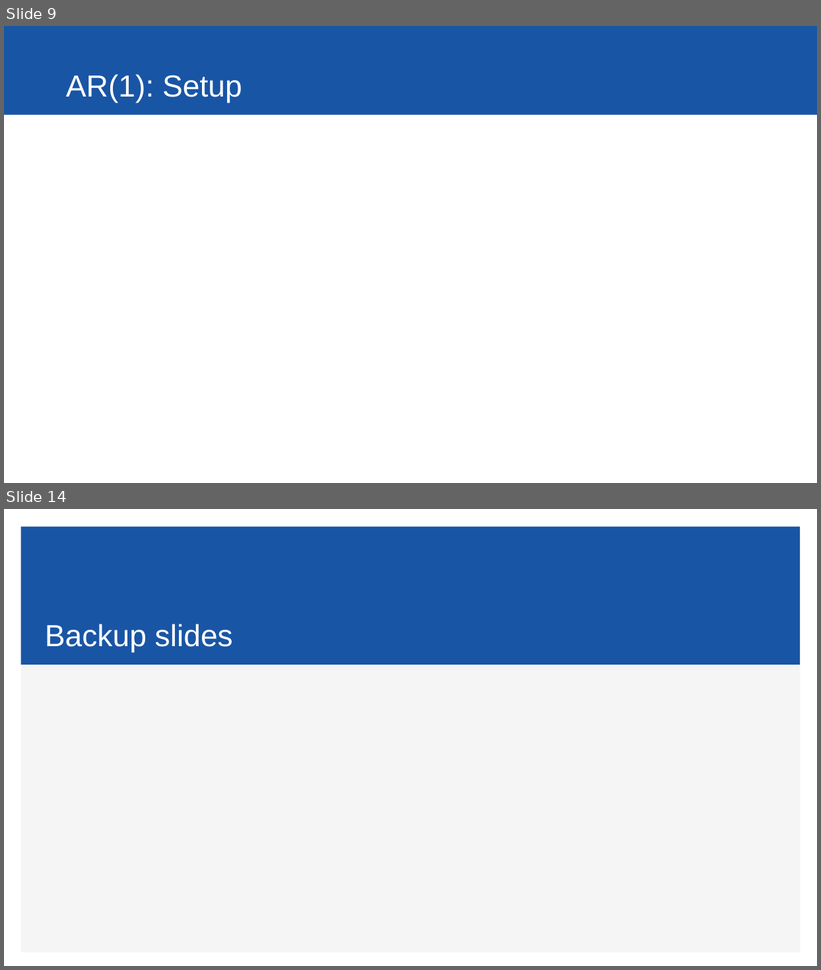
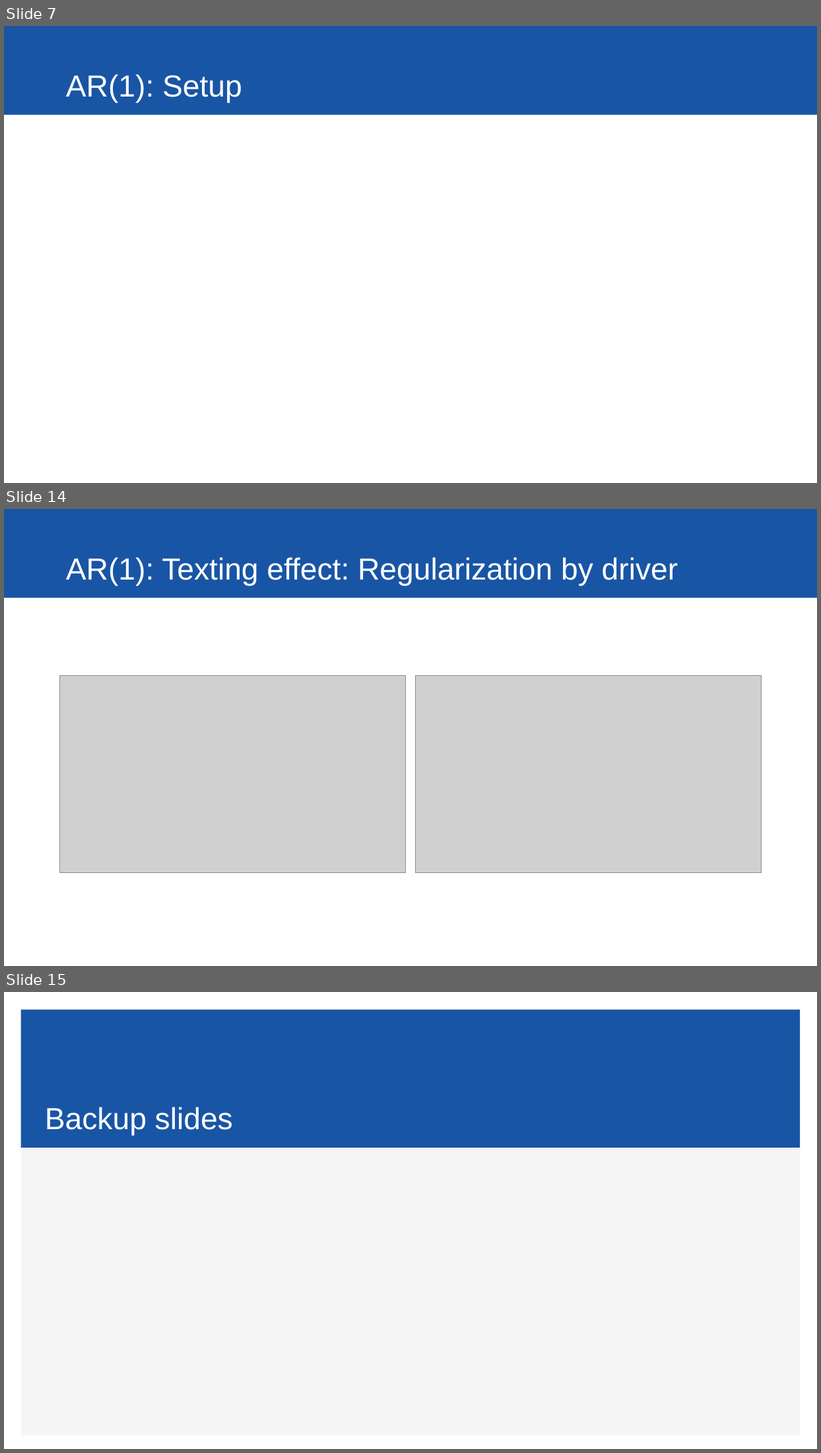
Before and after one commit to ybryan/stat685_distracted_driving, a slide deck: src/presentation/final_presentation.pptx. Shown one above the other, each under a label of ours: slides 9 and 14 before the commit, slides 7, 14 and 15 after it; the slides between them are not shown. The pictures are 821x970 and 821x1453 pixels, drawn with LibreOffice and Linux fonts; fonts in the diff are those of the drawing; grey boxes stand for pictures. Boxes give left, top, right and bottom in pixels: in the first picture for what was removed or moved away, otherwise in the second. Text is boxed around its words. In the diff, an @@ line names an element or a change of style, - is before the commit and + after.

```diff
--- a/src/presentation/final_presentation.pptx
+++ b/src/presentation/final_presentation.pptx
@@ slide 14 added at [4,509,817,966], background #FFFFFF; not listed: 1 template element that a slide beside it also shows @@
@@ title added at [66,557,678,586], 36 pt, text #FFFFFF @@
+AR(1): Texting effect: Regularization by driver
@@ picture added at [60,676,406,874] @@
@@ picture added at [416,676,762,874] @@
@@ what was slide 9 is now slide 7 @@
@@ what was slide 14 is now slide 15 @@
```
Also in this commit, not shown: 8 slides changed, 7 other slides added, 1 slide removed, 4 other files.
